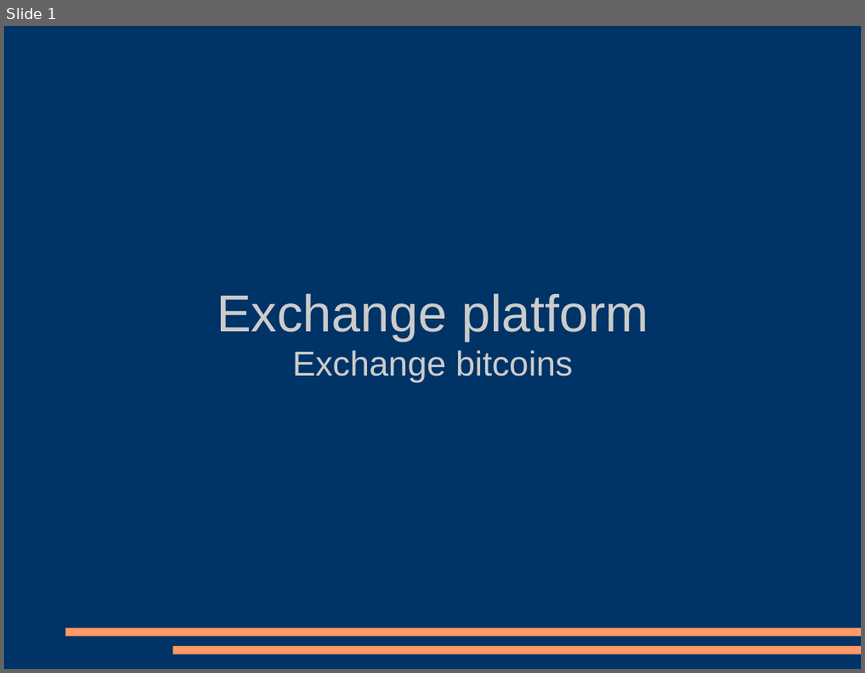
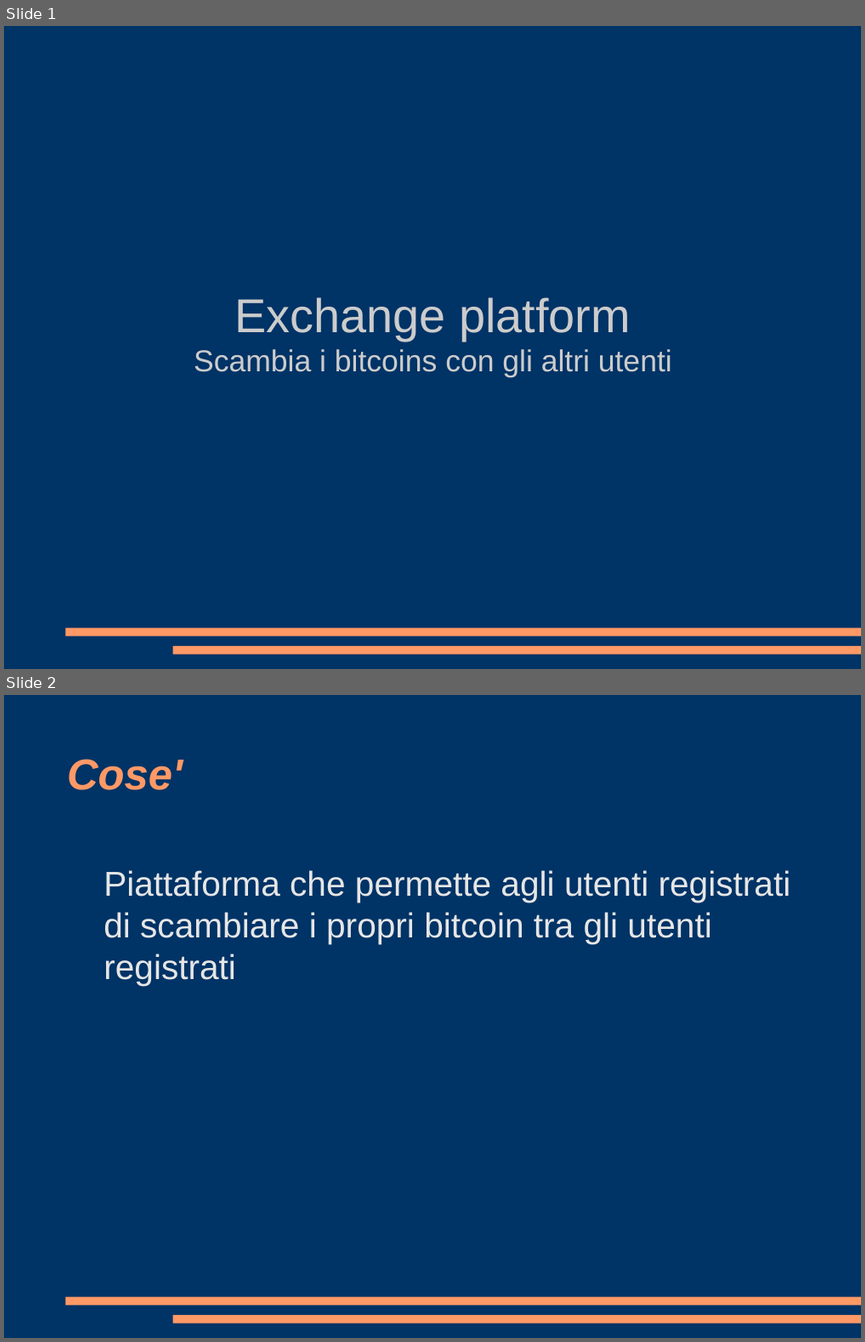
Before and after one commit to fachinmax/exchange_platform, a slide deck: presentazione.odp. Shown one above the other, each under a label of ours: slide 1 before the commit, slides 1 and 2 after it. The pictures are 865x673 and 865x1342 pixels, drawn with LibreOffice and Linux fonts; fonts in the diff are those of the drawing. Boxes give left, top, right and bottom in pixels: in the first picture for what was removed or moved away, otherwise in the second. Text is boxed around its words. In the diff, an @@ line names an element or a change of style, - is before the commit and + after.

```diff
--- a/presentazione.odp
+++ b/presentazione.odp
@@ slide 2 added at [4, 695, 861, 1338], background #003366; not listed: 2 template elements that a slide beside it also shows @@
@@ title added at [67, 759, 182, 790], 40 pt, text #FF9966, bold, italic @@
+Cose'
@@ text added at [103, 870, 791, 986], 32 pt, text #E6E6E6 @@
+Piattaforma che permette agli utenti registrati di scambiare i propri bitcoin tra gli utenti registrati
@@ slide 1 changed as well @@
@@ subtitle at [234, 297, 630, 340]: size 48 to 44 pt in "Exchange platform" @@
@@ subtitle at [194, 349, 672, 378]: text changed; size 32 to 28 pt @@
-Exchange bitcoins
+Scambia i bitcoins con gli altri utenti
```
Also in this commit, not shown: 4 other slides changed, 5 other slides added, 1 slide removed.
